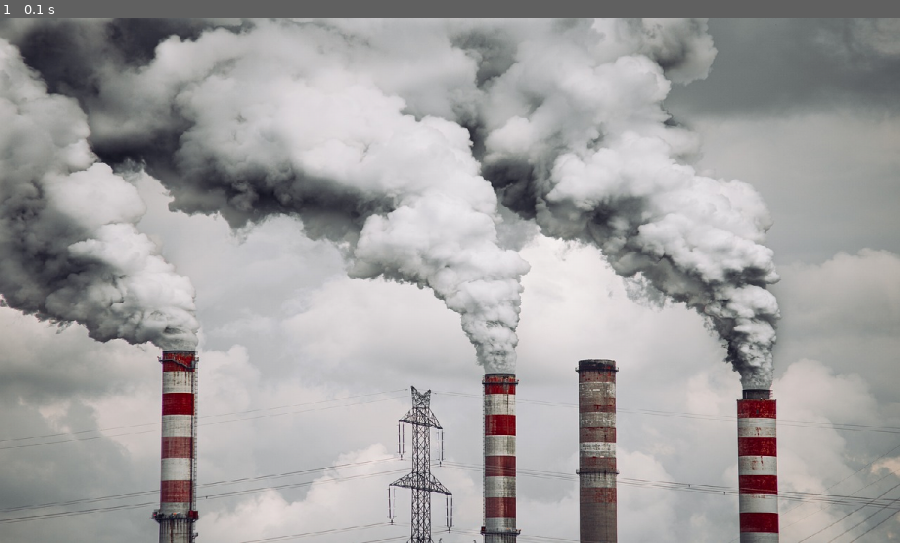
Above: before the commit, frame 1.
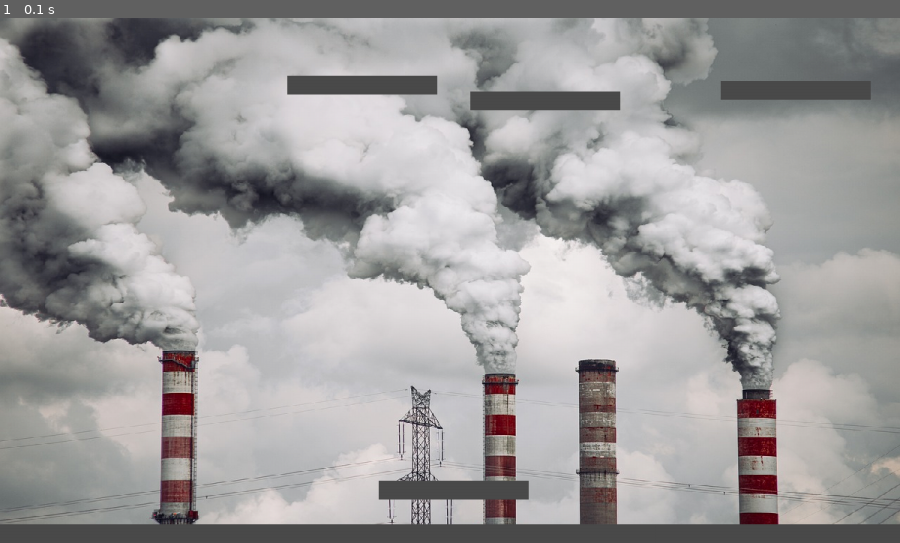
Above: after the commit, the same moment.

Repository: helno1234/Skytespill
Game: pygame game, started from main.py
The game is run twice, just before and just after one commit, with the same random seed, the same clock (stepped at 60 frames per second) and the same inputs.
Inputs:
- Up to frame 1 (0.1 s): no input

The runs differ from the first frame. In frame 1, 5.7% of the frame differs, in the area x 0-100%, y 10-100%.

Commit message:
Platformer
Laget platformer i liste (random x- og y.posisjon) og tegnet dem på skjermen. Også laget en type bakke.

Diff:
--- a/main.py
+++ b/main.py
@@ -1,5 +1,10 @@
 import pygame as pg
+import random
 from settings import *
+from sprites import *
+
+# Lager en liste til platformene, og legger til bakken
+platform_liste = [Platform(0, HØYDE-PLATFORM_HØYDE, BREDDE, PLATFORM_HØYDE)]
 
 class Spillbrett:
     def __init__(self):
@@ -16,6 +21,32 @@
         self.kjører = True
 
     def ny(self):
+
+        # Lager plattformer
+        while len(platform_liste) < 5:
+            print("1")
+            # Lager ny plattform
+            ny_platform = Platform(
+                random.randint(10, BREDDE-PLATFORM_BREDDE-10),
+                random.randint(50, HØYDE-PLATFORM_HØYDE-50),
+                PLATFORM_BREDDE,
+                PLATFORM_HØYDE
+            )
+
+            trygt = True
+
+            # Sjekker om den nye plattformen kolliderer med noen av de gamle
+            for platform in platform_liste:
+                if pg.Rect.colliderect(ny_platform.rect, platform.rect):
+                    trygt = False
+                    break
+
+            if trygt:
+                # Legger i lista
+                platform_liste.append(ny_platform)
+            else:
+                print("Plattformen kolliderte, prøver på nytt")
+
         self.kjør()
 
     def kjør(self):
@@ -43,6 +74,10 @@
         # Tegner bakgrunnsbildet på skjermen
         self.overflate.blit(himmel_bilde, (0, 0))
 
+        # Tegner plattformene
+        for platform in platform_liste:
+            self.overflate.blit(platform.bilde, (platform.rect.x, platform.rect.y))
+
         # "Flipper" displayet for å vise hva vi har tegnet
         pg.display.flip()
 
--- a/settings.py
+++ b/settings.py
@@ -10,3 +10,8 @@
 
 # Farger (RGB)
 HVIT = (255, 255, 255)
+GRÅ = (75, 75, 75)
+
+# Platformer
+PLATFORM_HØYDE = 25
+PLATFORM_BREDDE = 200
--- /dev/null
+++ b/sprites.py
@@ -0,0 +1,12 @@
+import pygame as pg
+from settings import *
+
+class Platform:
+    def __init__(self, x, y, b, h):
+        self.bilde = pg.Surface((b, h))
+        self.bilde.fill(GRÅ)
+
+        self.rect = self.bilde.get_rect()
+        # Setter x- og y-posisjonen til platformen
+        self.rect.x = x
+        self.rect.y = y
